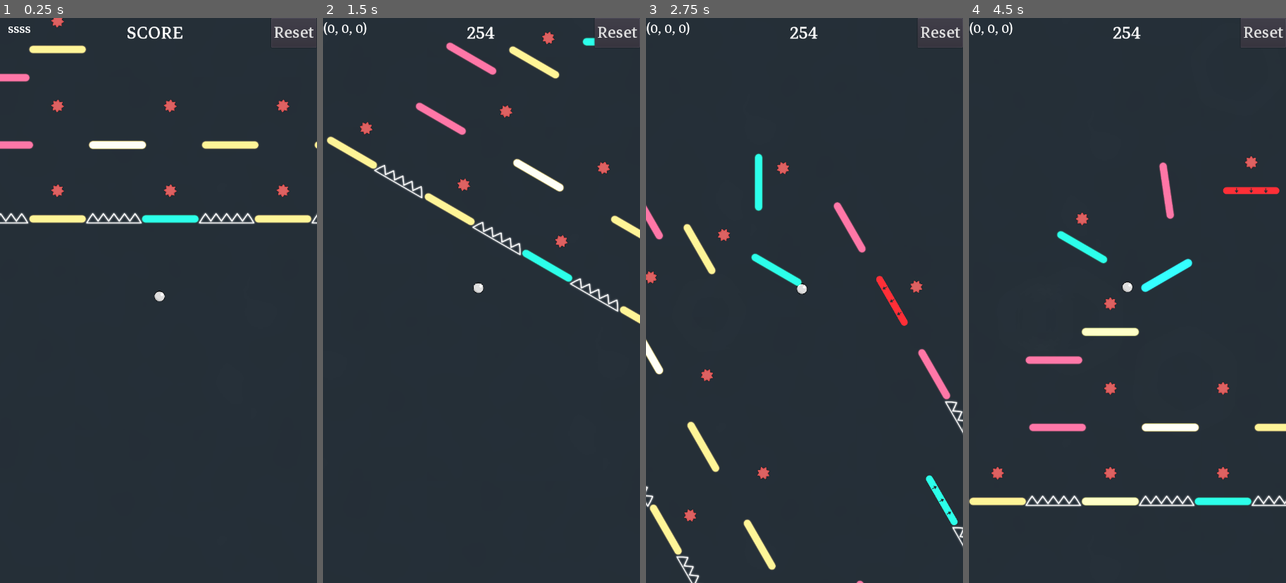
Above: before the commit, frames 1-4 (left to right).
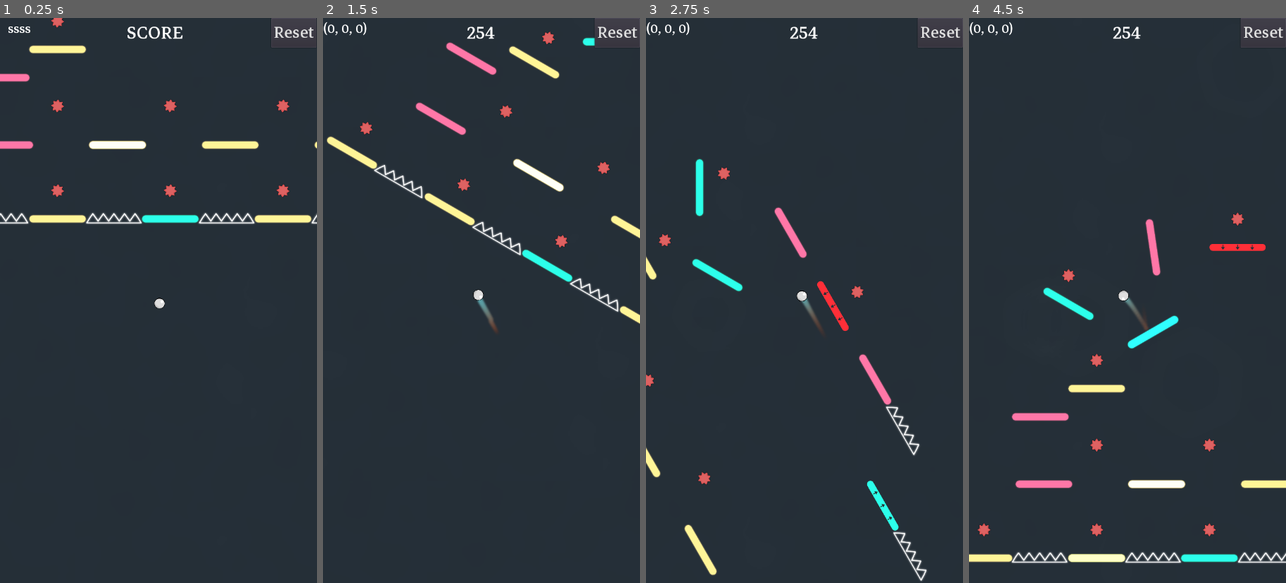
Above: after the commit, the same moments.

Repository: dolorismachina/Pivot
Game: Godot game, scene res://Scenes/Main/Main.tscn
Same seed, same stepped clock (60 frames per second), same inputs: the game is played once before the commit and once after it. The engine's default icon, where the game draws it, is replaced by a stand-in: a white triangle on a blue panel in a dark square.
Inputs (mouse positions are in pixels of both pictures, inside the frame that each line leads up to):
- Up to frame 1 (0.25 s): no input
- Up to frame 2 (1.5 s): move the mouse to (551, 272) at 0.52 s; hold Right (ui_right) 0.53-1.28 s; hold Space (space) 0.53-1.28 s; click (551, 272) at 0.67 s; move the mouse to (418, 328) at 1.27 s; hold Left (ui_left) from 1.28 s (still down); tap Space (space) at 1.35 s
- Up to frame 3 (2.75 s): move the mouse to (836, 176) at 2.02 s; release Left (ui_left) at 2.03 s; hold Right (ui_right) from 2.03 s (still down); hold Space (space) from 2.03 s (still down)
- Up to frame 4 (4.5 s): move the mouse to (1111, 413) at 2.77 s; release Space (space) at 2.78 s; tap Space (space) at 2.85, 4.35 s; click (1111, 413) at 2.92 s; move the mouse to (1222, 385) at 3.52 s; release Right (ui_right) at 3.53 s; hold Space (space) 3.53-4.28 s; hold Left (ui_left) from 3.53 s (still down); move the mouse to (1032, 215) at 4.27 s

The runs differ from the first frame. In frame 1, less than 0.1% of the frame differs, in the area x 48-52%, y 48-52%; in frame 2, 0.2%; in frame 3, 6.4%; in frame 4, 8.5%, in the area x 0-100%, y 24-97%.
Error in both runs: Invalid get index 'modulate' (on base: 'Tween'). (res://Scenes/Blocks/Block/Block.gd:52)

Commit message:
Add decent looking trail

Diff:
--- a/Scenes/Player/Player.gd
+++ b/Scenes/Player/Player.gd
@@ -18,6 +18,7 @@
 
 
 func _physics_process(delta):
+	rotation = abs(velocity.angle())
 	var collision : KinematicCollision2D = move(delta)
 
 	if collision:
--- a/Scenes/Player/Player.tscn
+++ b/Scenes/Player/Player.tscn
@@ -7,55 +7,46 @@
 [ext_resource path="res://Audio.gd" type="Script" id=5]
 [ext_resource path="res://Scenes/Camera2D.gd" type="Script" id=6]
 
-[sub_resource type="Gradient" id=1]
-colors = PoolColorArray( 1, 1, 1, 1, 0, 0, 0, 0 )
+[sub_resource type="Curve" id=8]
+max_value = 0.5
+_data = [ Vector2( 0, 0.252093 ), 0.0, -0.070336, 0, 1, Vector2( 1, 0.181757 ), -0.070336, 0.0, 1, 0 ]
 
-[sub_resource type="GradientTexture" id=2]
-gradient = SubResource( 1 )
-
-[sub_resource type="Curve" id=3]
-_data = [ Vector2( 0, 0.671653 ), 0.0, -2.92608, 0, 0, Vector2( 1, 0 ), 0.0, 0.0, 0, 0 ]
-
-[sub_resource type="CurveTexture" id=4]
-curve = SubResource( 3 )
-
-[sub_resource type="ParticlesMaterial" id=5]
-trail_divisor = 3
-flag_disable_z = true
-gravity = Vector3( 0, 0, 0 )
-angular_velocity = 5.97303
-orbit_velocity = 0.0
-orbit_velocity_random = 0.0
-scale_curve = SubResource( 4 )
-color_ramp = SubResource( 2 )
+[sub_resource type="Gradient" id=9]
+offsets = PoolRealArray( 0, 0.745536 )
+colors = PoolColorArray( 0.511719, 0.954224, 1, 1, 0.96875, 0.277842, 0.0378418, 0 )
 
 [sub_resource type="CircleShape2D" id=6]
 radius = 45.3875
 
 [sub_resource type="CircleShape2D" id=7]
-radius = 64.7698
+radius = 48.373
 
 [node name="Player" type="KinematicBody2D"]
 scale = Vector2( 0.25, 0.25 )
 script = ExtResource( 1 )
 horizontal_damping = 0.975
 
-[node name="Particles2D" type="Particles2D" parent="."]
-position = Vector2( 0.69928, -65.7343 )
-amount = 10
+[node name="Particles2D" type="CPUParticles2D" parent="."]
+position = Vector2( 0.699, 0 )
+amount = 30
 lifetime = 0.5
 local_coords = false
-process_material = SubResource( 5 )
 texture = ExtResource( 2 )
+spread = 5.0
+flatness = 1.0
+gravity = Vector2( 0, 0 )
+initial_velocity = 0.0
+angular_velocity = 5.97303
+scale_amount = 0.5
+scale_amount_curve = SubResource( 8 )
+color_ramp = SubResource( 9 )
 
 [node name="Sprite" type="Sprite" parent="."]
-position = Vector2( 0, -64.1235 )
 scale = Vector2( 1.5, 1.5 )
 texture = ExtResource( 3 )
 offset = Vector2( -0.1, -0.39 )
 
 [node name="CollisionShape2D" type="CollisionShape2D" parent="."]
-position = Vector2( 0, -64.1235 )
 shape = SubResource( 6 )
 
 [node name="AnimationPlayer" type="AnimationPlayer" parent="."]
@@ -66,7 +57,6 @@
 script = ExtResource( 5 )
 
 [node name="Area2D" type="Area2D" parent="."]
-position = Vector2( 0, -64 )
 
 [node name="CollisionShape2D" type="CollisionShape2D" parent="Area2D"]
 shape = SubResource( 7 )
@@ -74,6 +64,7 @@
 [node name="Tween" type="Tween" parent="."]
 
 [node name="Camera2D" type="Camera2D" parent="."]
+visible = false
 current = true
 limit_left = -5000
 limit_top = -10000
Not shown: 1 places in Scenes/Player/Player.tscn that only renumber resources
Binary file changed: Scenes/Player/Trail.png
Not shown, added: Assets/SVG/Trail.gvdesign
